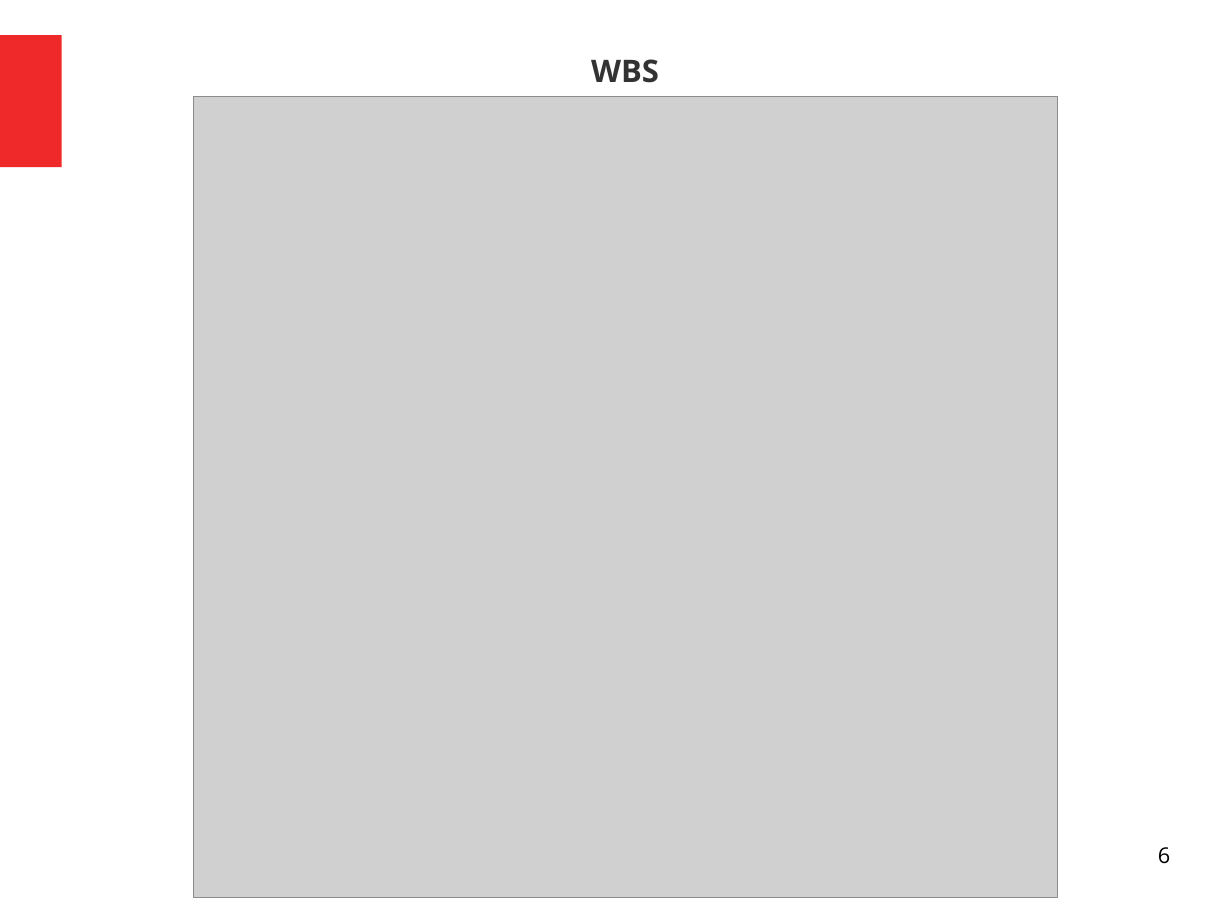
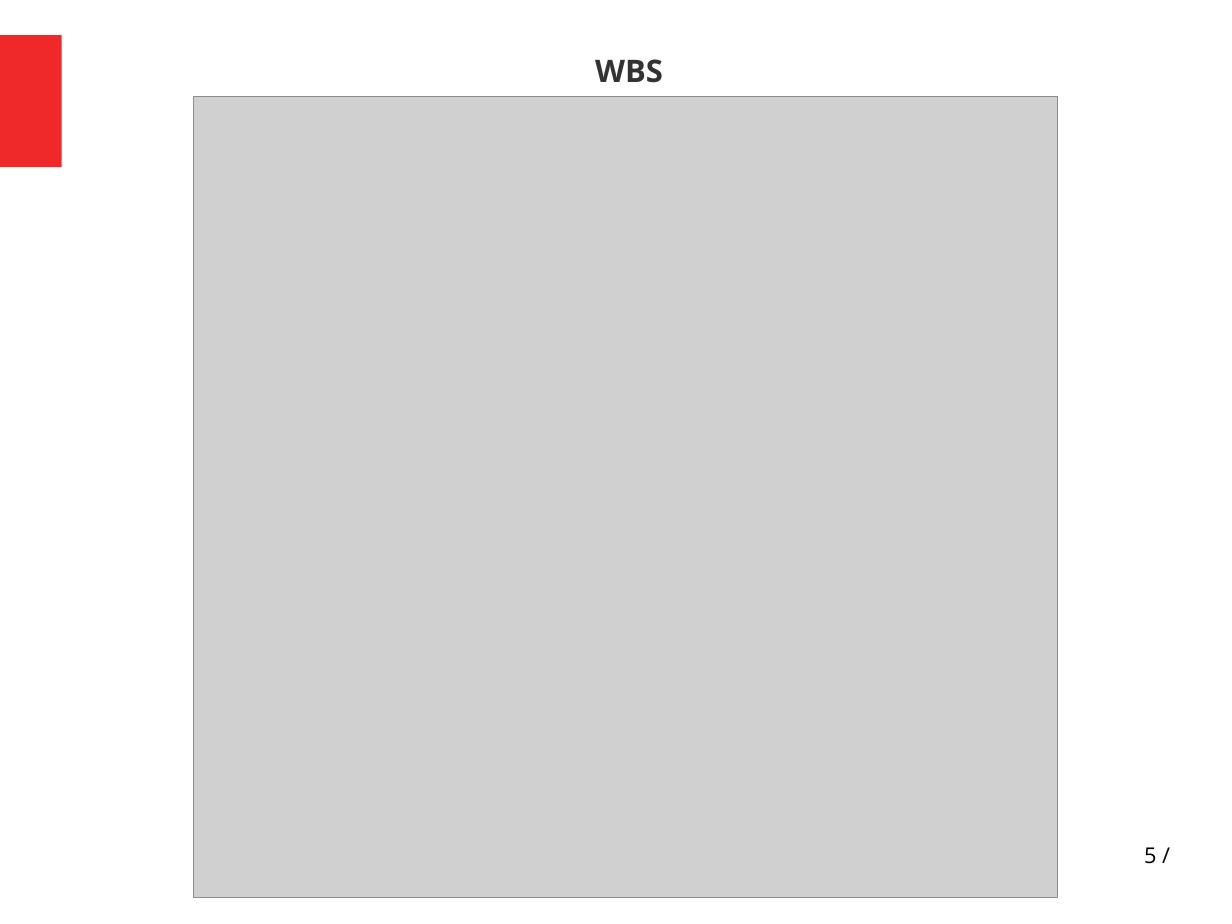
Before and after one commit to Alpfonso/Evidencija-i-administracija-radnika, a slide deck: slide 5 of presentation/prezentacija.odp (slide 6 before the commit). Drawn at 1232x924 pixels with LibreOffice and Linux fonts; fonts in the diff are those of the drawing; grey boxes stand for pictures. Boxes give left, top, right and bottom in pixels: in the first picture for what was removed or moved away, otherwise in the second. Text is boxed around its words. In the diff, an @@ line names an element or a change of style, - is before the commit and + after.

```diff
--- a/presentation/prezentacija.odp
+++ b/presentation/prezentacija.odp
@@ title "WBS": place and size @@
-title "WBS" at <box>591,59,659,83</box>
+title "WBS" at <box>595,59,663,83</box>
@@ page number at <box>1144,847,1156,864</box>: text changed @@
-6
+5 /
```
Also in this commit, not shown: 3 other slides changed, 2 slides added, 3 slides removed, 1 other file.
